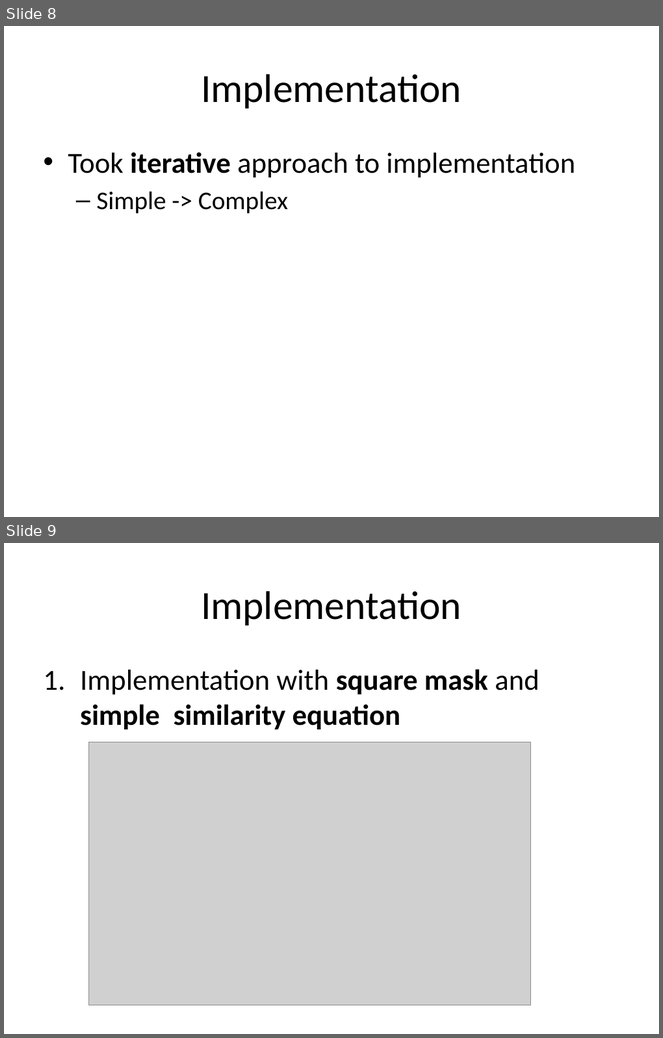
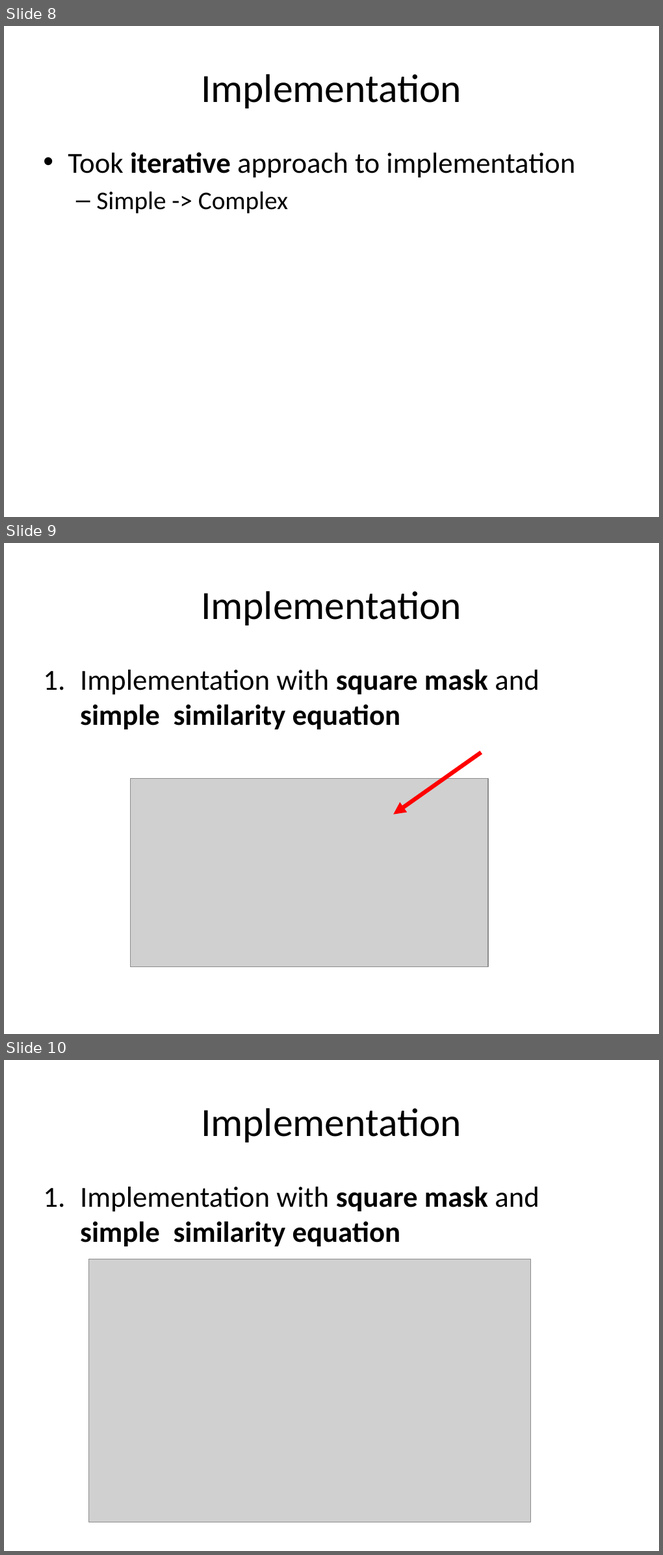
Before and after one commit to michaelwh/susanedge, a slide deck: michael-susanedge-presentation.pptx. Shown one above the other, each under a label of ours: slides 8 and 9 before the commit, slides 8, 9 and 10 after it. The pictures are 663x1038 and 663x1555 pixels, drawn with LibreOffice and Linux fonts; fonts in the diff are those of the drawing; grey boxes stand for pictures. Boxes give left, top, right and bottom in pixels: in the first picture for what was removed or moved away, otherwise in the second. Text is boxed around its words. In the diff, an @@ line names an element or a change of style, - is before the commit and + after.

```diff
--- a/michael-susanedge-presentation.pptx
+++ b/michael-susanedge-presentation.pptx
@@ slide 9 added at (x1=4, y1=543, x2=659, y2=1034), background #FFFFFF @@
@@ title added at (x1=201, y1=591, x2=462, y2=626), 44 pt, text #000000 @@
+Implementation
@@ text added at (x1=80, y1=669, x2=540, y2=730), 32 pt, text #000000, bold @@
+1. Implementation with square mask and simple similarity equation
@@ arrow added from (481, 753) to (393, 814), #FF0000 4.5 pt @@
@@ picture added at (x1=131, y1=778, x2=488, y2=967) @@
@@ what was slide 9 is now slide 10 @@
```
Also in this commit, not shown: 4 slides changed, 4 other slides added, 4 slides removed.
